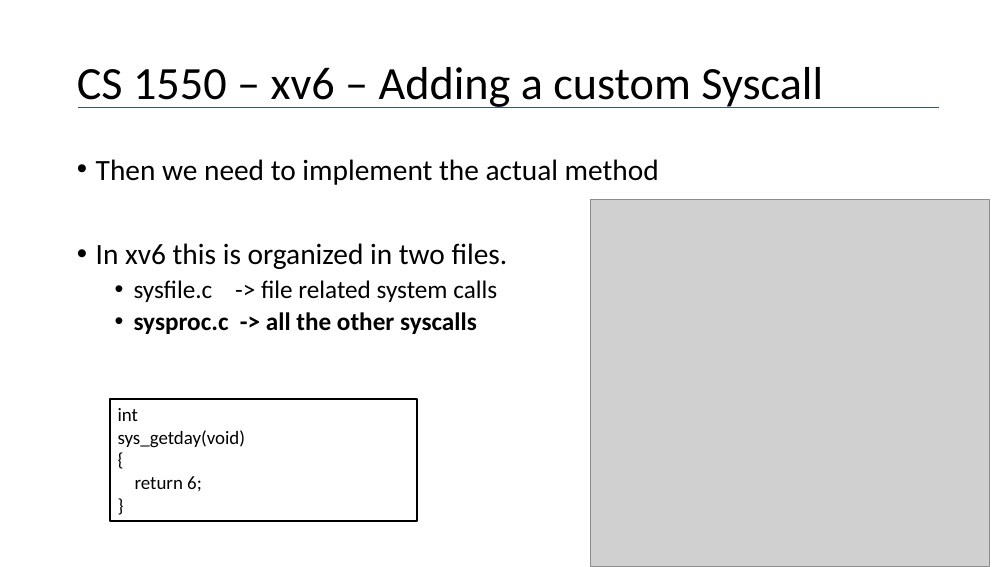
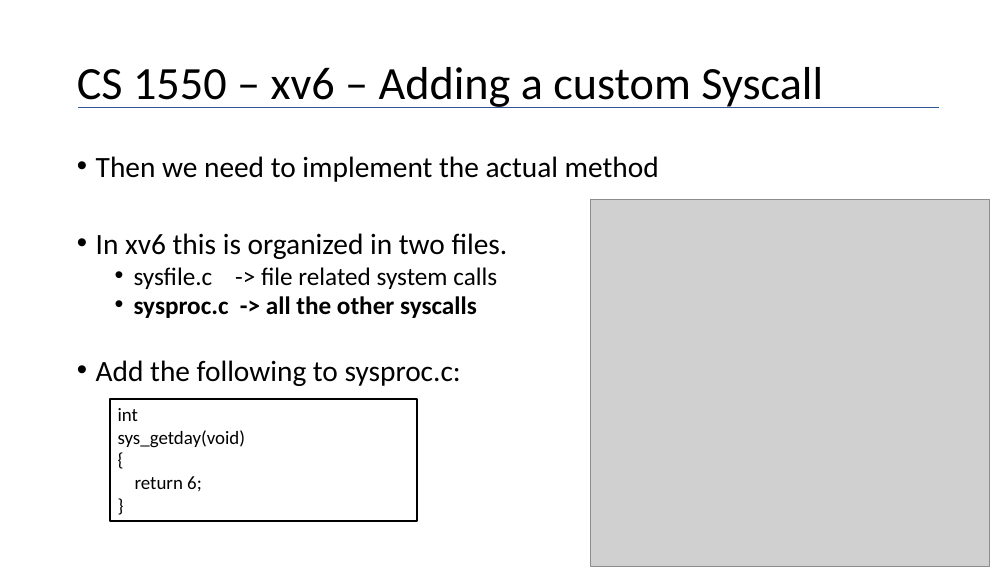
Before and after one commit to maher460/Pitt_CS1550_recitation_materials, a slide deck: slide 46 of week2/CS1550_week_2_xv6_intro.pptx. Drawn at 1008x567 pixels with LibreOffice and Linux fonts; fonts in the diff are those of the drawing; grey boxes stand for pictures. Boxes give left, top, right and bottom in pixels: in the first picture for what was removed or moved away, otherwise in the second. Text is boxed around its words. In the diff, an @@ line names an element or a change of style, - is before the commit and + after.

```diff
--- a/week2/CS1550_week_2_xv6_intro.pptx
+++ b/week2/CS1550_week_2_xv6_intro.pptx
@@ text at [96, 156, 659, 318]: line spacing 0.9 to 0.8 @@
@@ text at [96, 360, 461, 386]: paragraph added @@
+• Add the following to sysproc.c:
```
Also in this commit, not shown: 2 other slides changed, 1 other file.
